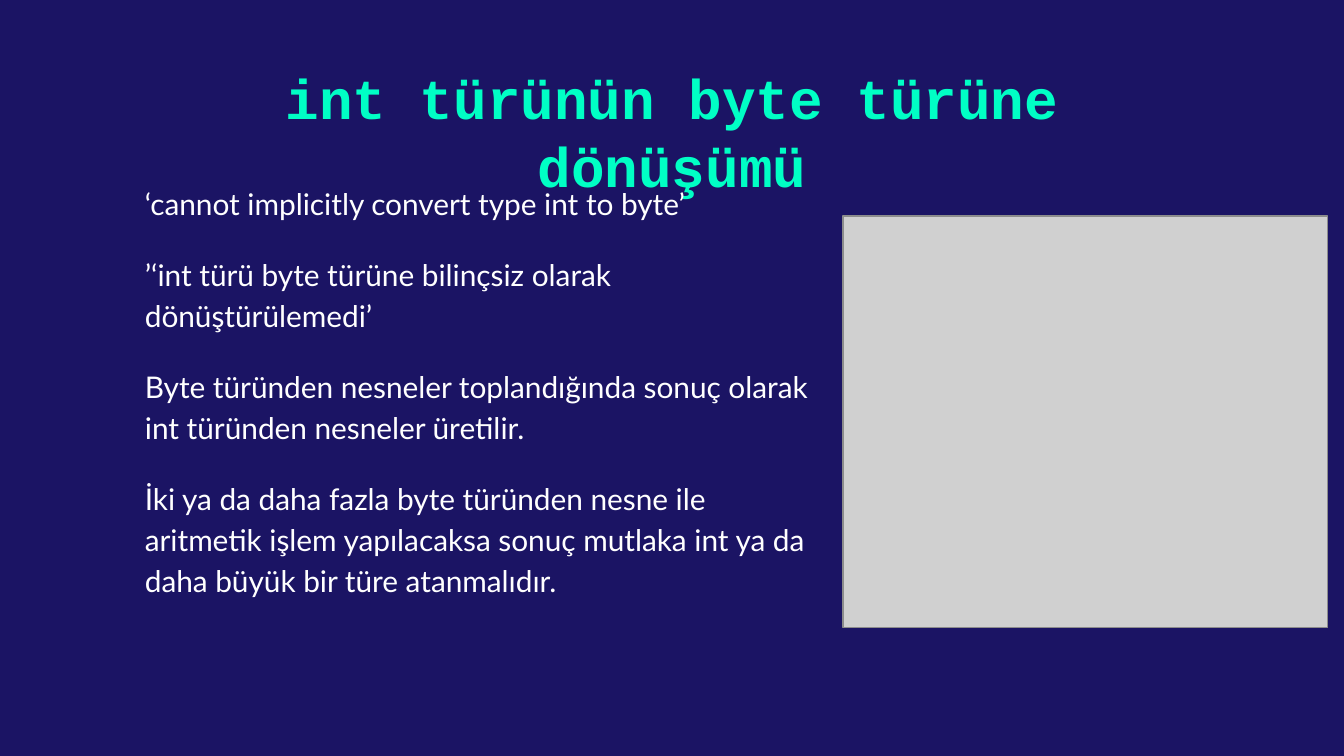
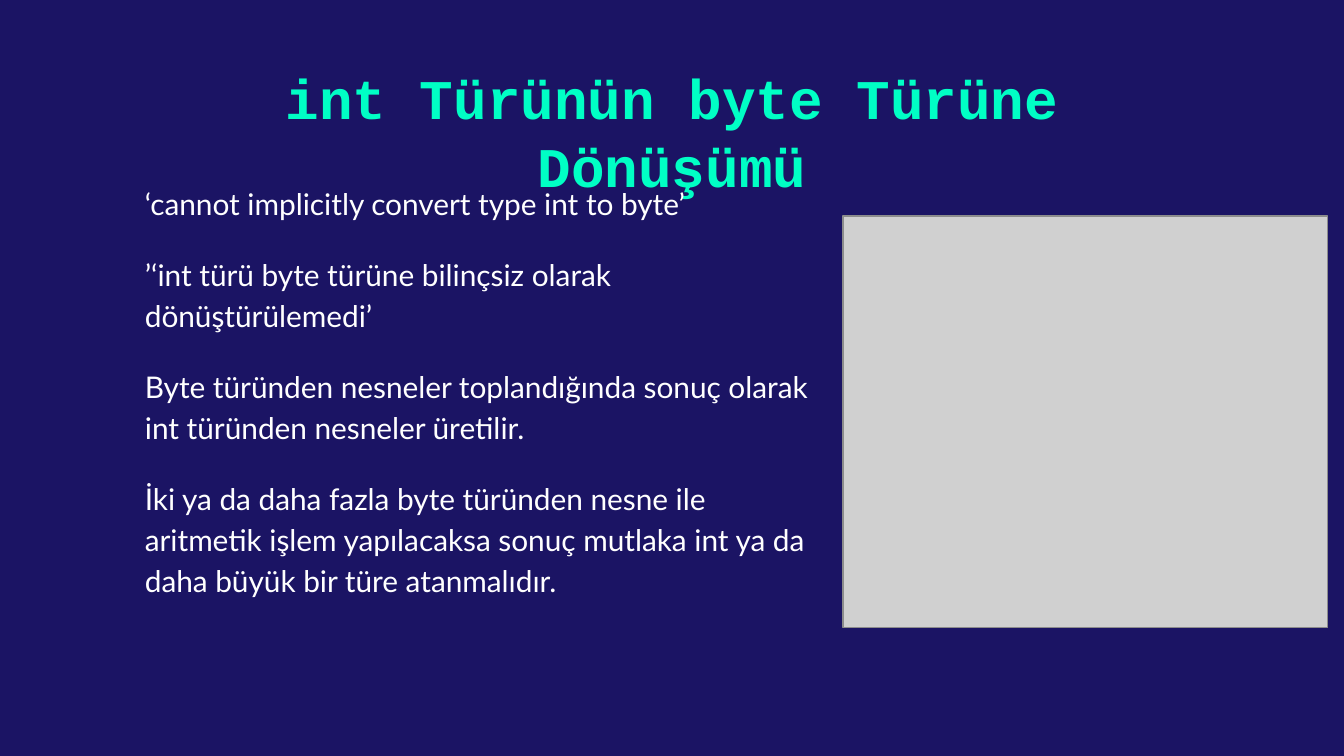
Before and after one commit to kadirdemir/C-Sharp-2022, a slide deck: slide 11 of Tür Dönüşümü.pptx. Drawn at 1344x756 pixels with LibreOffice and Linux fonts; fonts in the diff are those of the drawing; grey boxes stand for pictures. Boxes give left, top, right and bottom in pixels: in the first picture for what was removed or moved away, otherwise in the second. Text is boxed around its words. In the diff, an @@ line names an element or a change of style, - is before the commit and + after.

Commit message:
Tür Dönüşümü sunumu güncellendi

```diff
--- a/Tür Dönüşümü.pptx
+++ b/Tür Dönüşümü.pptx
@@ title at <box>286,79,1059,201</box>: text changed @@
-int türünün byte türüne dönüşümü
+int Türünün byte Türüne Dönüşümü
```
Also in this commit, not shown: 3 other slides changed, 27 slides added.
